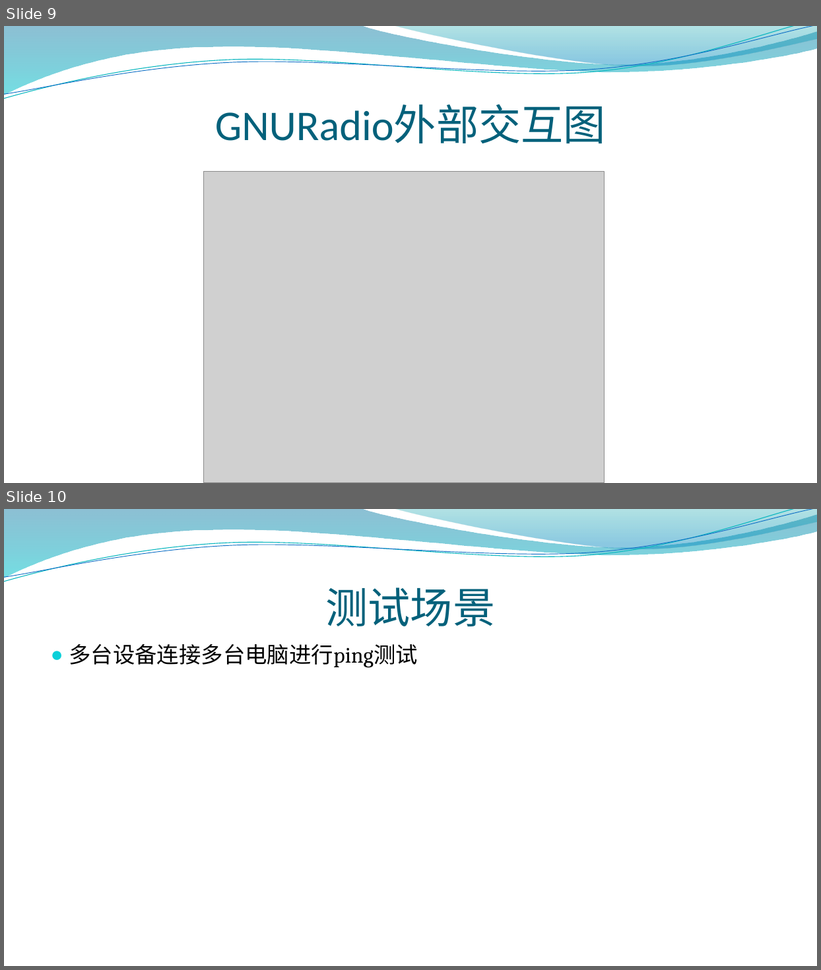
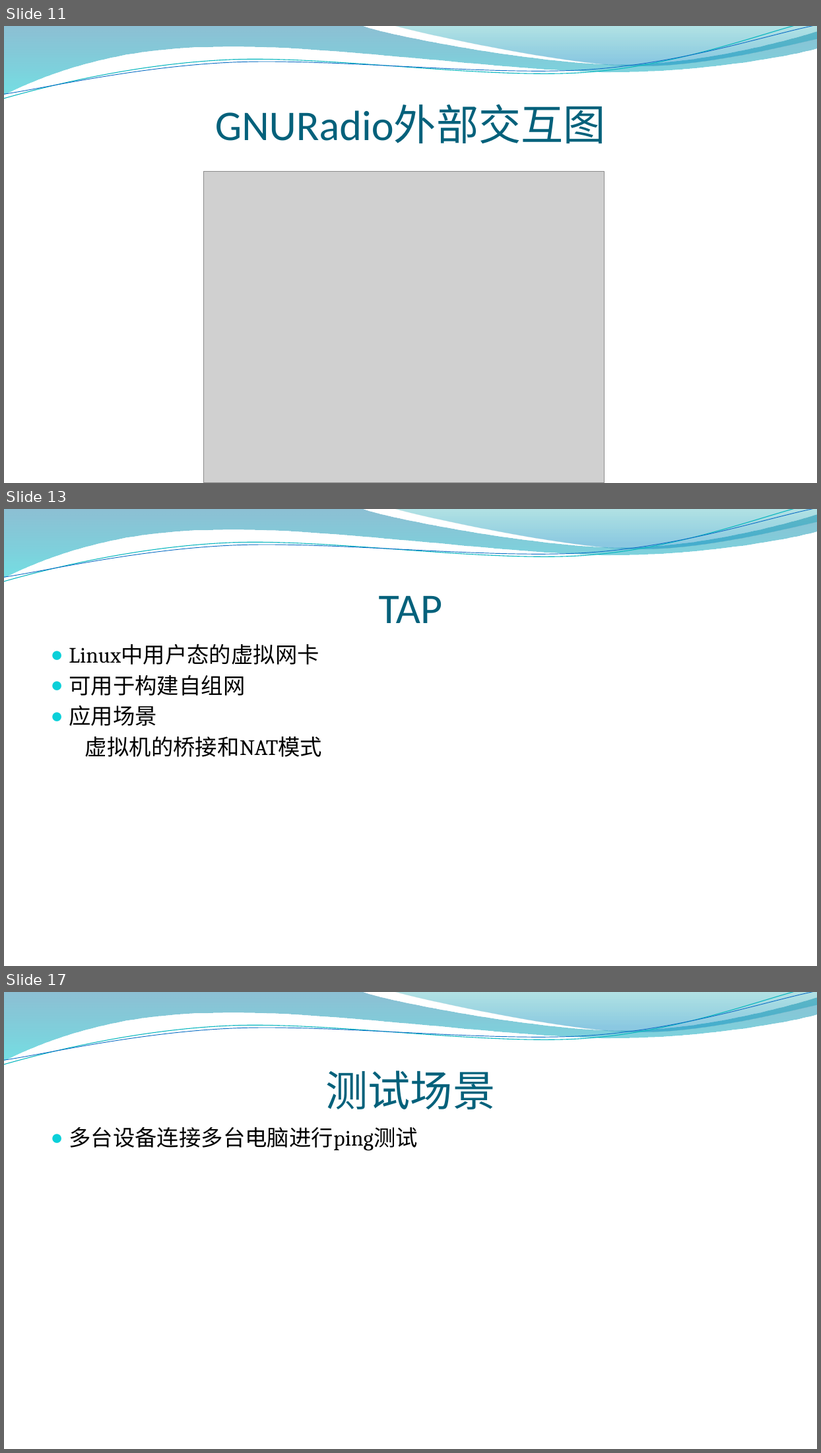
Before and after one commit to houwentaoff/test_gnuradio, a slide deck: doc/高速自组网.pptx. Shown one above the other, each under a label of ours: slides 9 and 10 before the commit, slides 11, 13 and 17 after it; the slides between them are not shown. The pictures are 821x970 and 821x1453 pixels, drawn with LibreOffice and Linux fonts; fonts in the diff are those of the drawing; grey boxes stand for pictures; background and template pictures are left out. Boxes give left, top, right and bottom in pixels: in the first picture for what was removed or moved away, otherwise in the second. Text is boxed around its words. In the diff, an @@ line names an element or a change of style, - is before the commit and + after.

```diff
--- a/doc/高速自组网.pptx
+++ b/doc/高速自组网.pptx
@@ slide 13 added at (4,509,817,966), background picture (left out); not listed: 4 template elements that a slide beside it also shows @@
@@ title added at (379,595,442,623), 50 pt, text #04617B @@
+TAP
@@ text added at (69,644,322,757), 26 pt, text #000000 @@
+● Linux中用户态的虚拟网卡
+● 可用于构建自组网
+● 应用场景
+虚拟机的桥接和NAT模式
@@ what was slide 9 is now slide 11 @@
@@ what was slide 10 is now slide 17 @@
```
Also in this commit, not shown: 8 other slides added.
